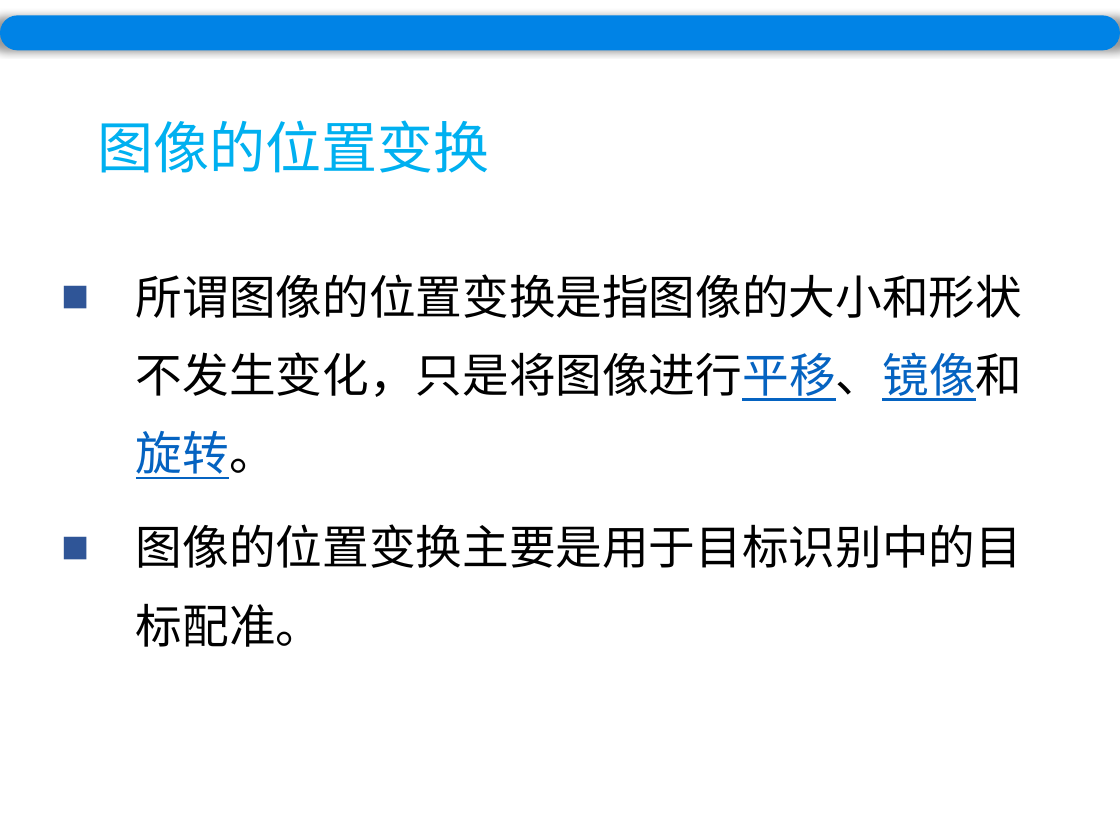
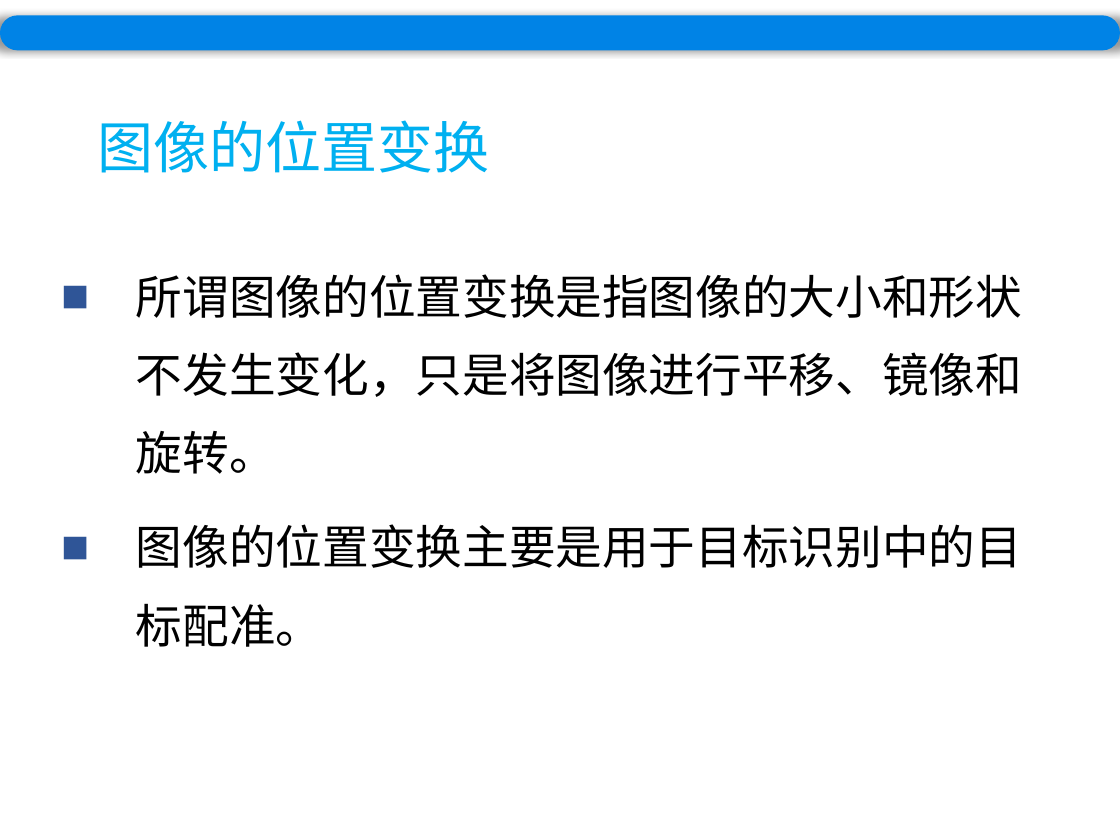
Before and after one commit to wuyirui/wuyirui.github.io, a slide deck: slide 31 of ppt/Chapter7.pptx (slide 8 before the commit). Drawn at 1120x840 pixels with LibreOffice and Linux fonts; fonts in the diff are those of the drawing. Boxes give left, top, right and bottom in pixels: in the first picture for what was removed or moved away, otherwise in the second. Text is boxed around its words. In the diff, an @@ line names an element or a change of style, - is before the commit and + after.

```diff
--- a/ppt/Chapter7.pptx
+++ b/ppt/Chapter7.pptx
@@ text at (136,274,1022,474): text colour #0563C1 to #000000, underline off in "所谓图像的位置变换是指图像的大小和形状不发生变化，只是将图像进行平移、镜像和旋转。" @@
```
Also in this commit, not shown: 40 other slides changed, 5 slides added, 2 slides removed, 7 other files.
